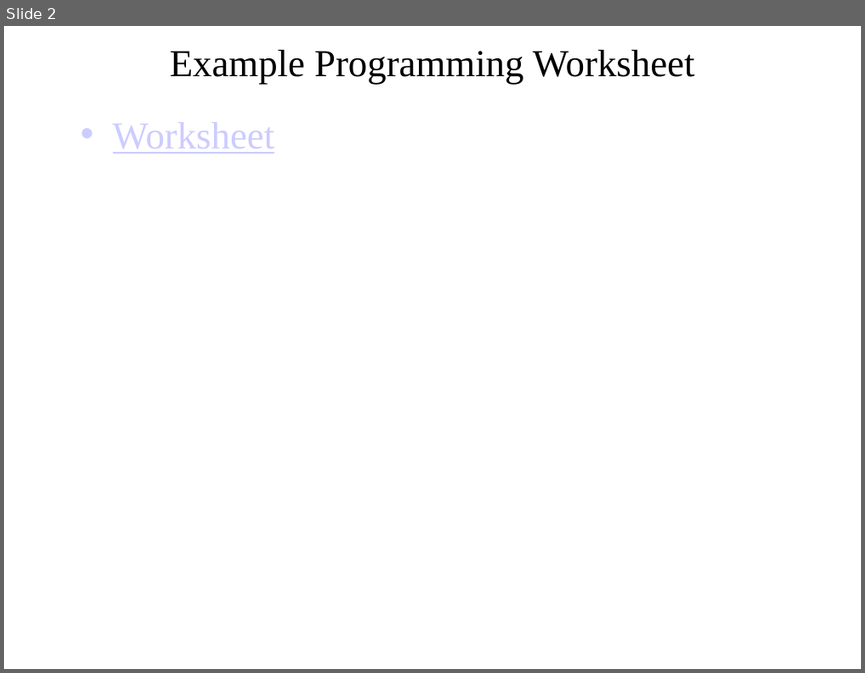
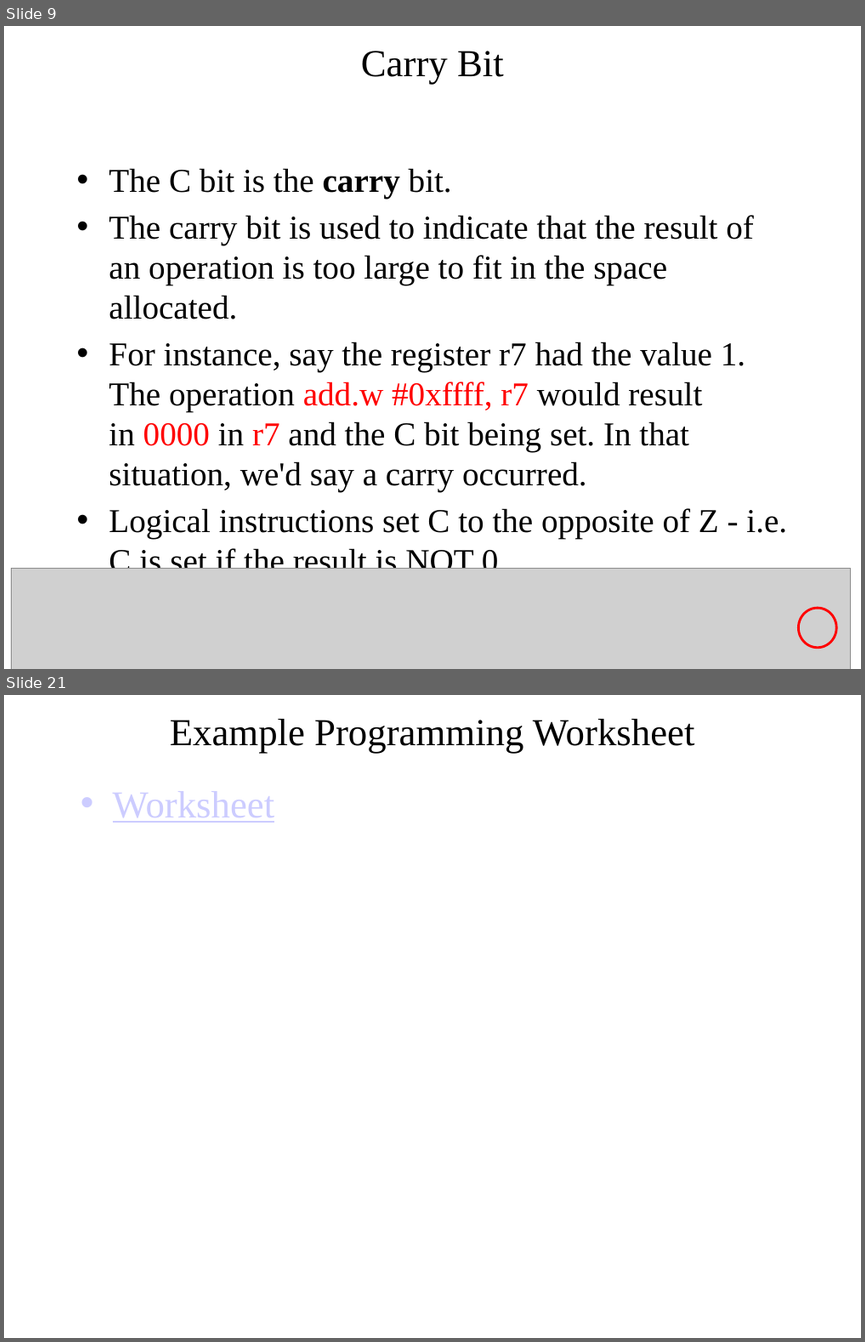
Before and after one commit to pw4rn3r/ECE382, a slide deck: notes/L6/Lsn6.pptx. Shown one above the other, each under a label of ours: slide 2 before the commit, slides 9 and 21 after it; the slides between them are not shown. The pictures are 865x673 and 865x1342 pixels, drawn with LibreOffice and Linux fonts; fonts in the diff are those of the drawing; grey boxes stand for pictures. Boxes give left, top, right and bottom in pixels: in the first picture for what was removed or moved away, otherwise in the second. Text is boxed around its words. In the diff, an @@ line names an element or a change of style, - is before the commit and + after.

```diff
--- a/notes/L6/Lsn6.pptx
+++ b/notes/L6/Lsn6.pptx
@@ slide 9 added at (4, 26, 861, 669), background #FFFFFF @@
@@ title added at (361, 51, 504, 85), 32 pt, text #000000 @@
+Carry Bit
@@ text added at (109, 168, 787, 578), 28 pt, text #000000 @@
+• The C bit is the carry bit.
+• The carry bit is used to indicate that the result of an operation is too large to fit in the space allocated.
+• For instance, say the register r7 had the value 1. The operation add.w #0xffff, r7 would result in 0000 in r7 and the C bit being set. In that situation, we'd say a carry occurred.
+• Logical instructions set C to the opposite of Z - i.e. C is set if the result is NOT 0.
@@ picture added at (12, 568, 851, 669) @@
@@ ellipse added at (798, 607, 836, 647), outline #FF0000 2 pt @@
@@ what was slide 2 is now slide 21 @@
```
Also in this commit, not shown: 1 slide changed, 18 other slides added, 1 other file.
